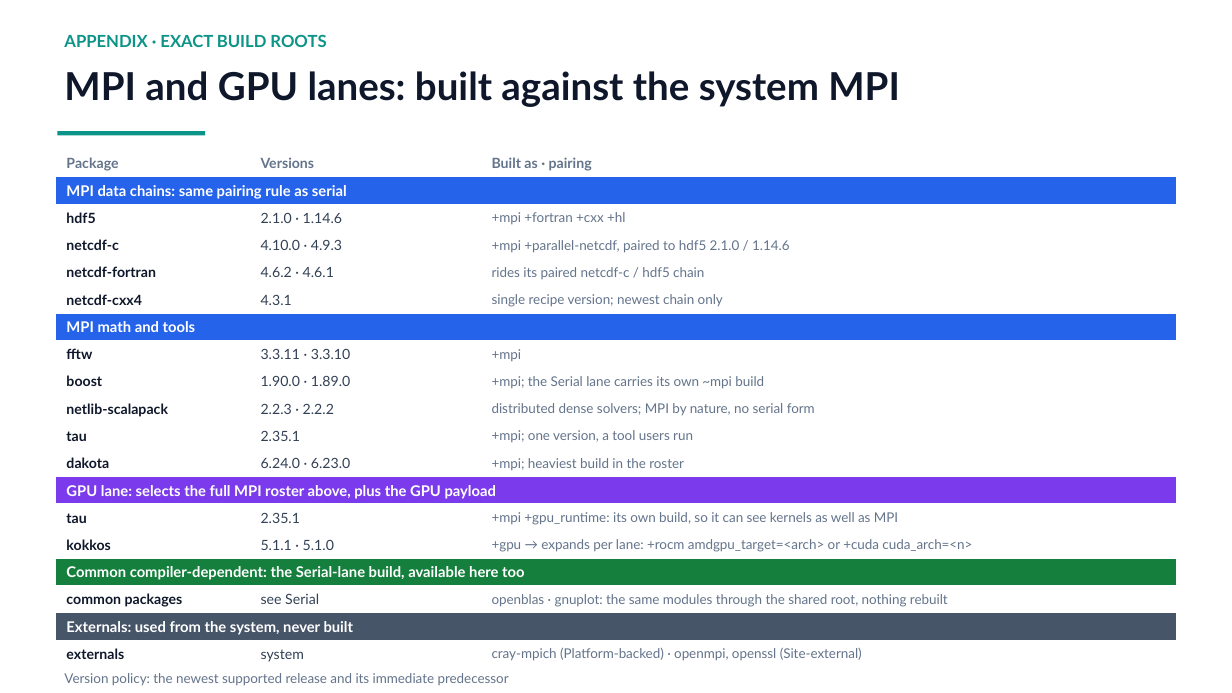
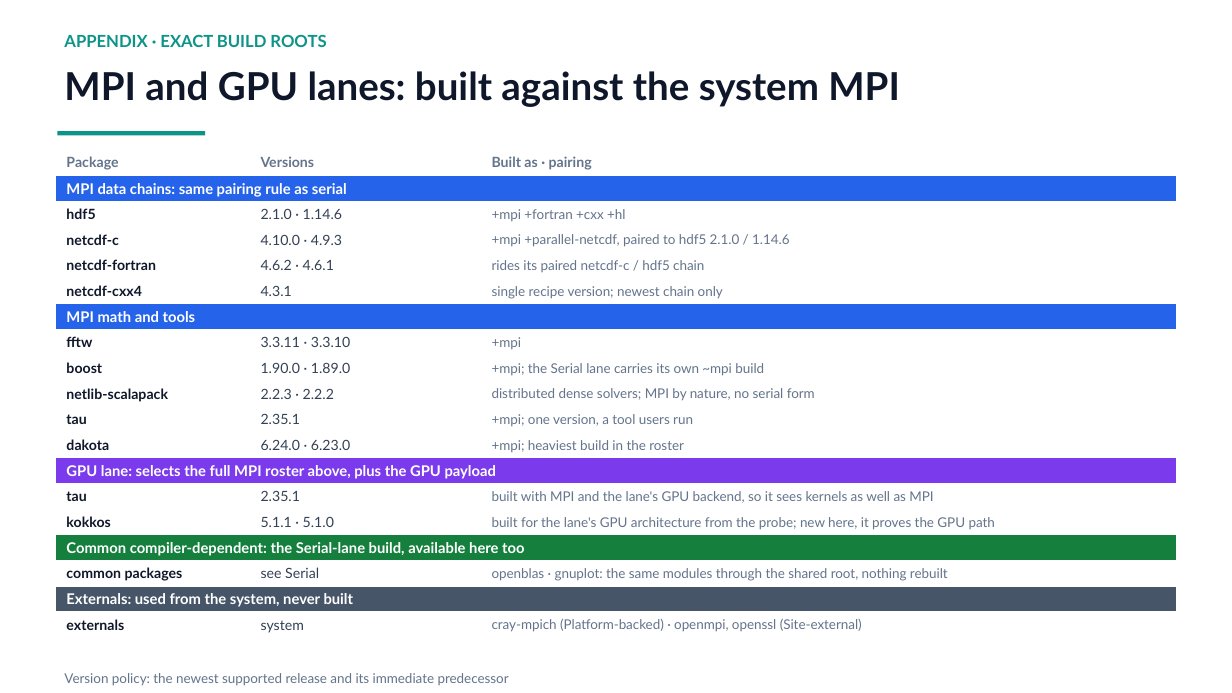
Before and after one commit to ray12514/stack-planning, a slide deck: slide 14 of presentations/cse_lanes_model.pptx. Drawn at 1232x693 pixels with LibreOffice and Linux fonts; fonts in the diff are those of the drawing. Boxes give left, top, right and bottom in pixels: in the first picture for what was removed or moved away, otherwise in the second. Text is boxed around its words. In the diff, an @@ line names an element or a change of style, - is before the commit and + after.

Commit message:
Record why Kokkos stays GPU-only, and drop the last placeholder syntax
Kokkos invites the opposite conclusion, so the reasoning is worth having
written down. It does not link MPI: no mpi variant, no depends_on. What
it has is a host backend and an optional device backend, and the recipe
requires a host backend in every case, so the GPU build already runs on
the CPU today. A CPU build could therefore sit in the serial and MPI
lanes under one name, extending the dual-build rule from the MPI
boundary to the GPU boundary. Not this pass: Kokkos is here to prove the
GPU toolchain rather than to answer a request, and the reason to hand
CPU users a portability layer is performance, which everything-at-the-
baseline does not chase. Revisit with target optimization.

The GPU appendix rows still carried our own +gpu and +gpu_runtime
placeholder tokens, which are renderer authoring syntax rather than
anything a reader could type. Both now describe the build instead.

```diff
--- a/presentations/cse_lanes_model.pptx
+++ b/presentations/cse_lanes_model.pptx
@@ table at (55,150,1177,638) @@
-row 14, column 3: +mpi +gpu_runtime: its own build, so it can see kernels as well as MPI
+row 14, column 3: built with MPI and the lane's GPU backend, so it sees kernels as well as MPI
-row 15, column 3: +gpu → expands per lane: +rocm amdgpu_target=<arch> or +cuda cuda_arch=<n>
+row 15, column 3: built for the lane's GPU architecture from the probe; new here, it proves the GPU path
```
Also in this commit, not shown: 3 other files.
